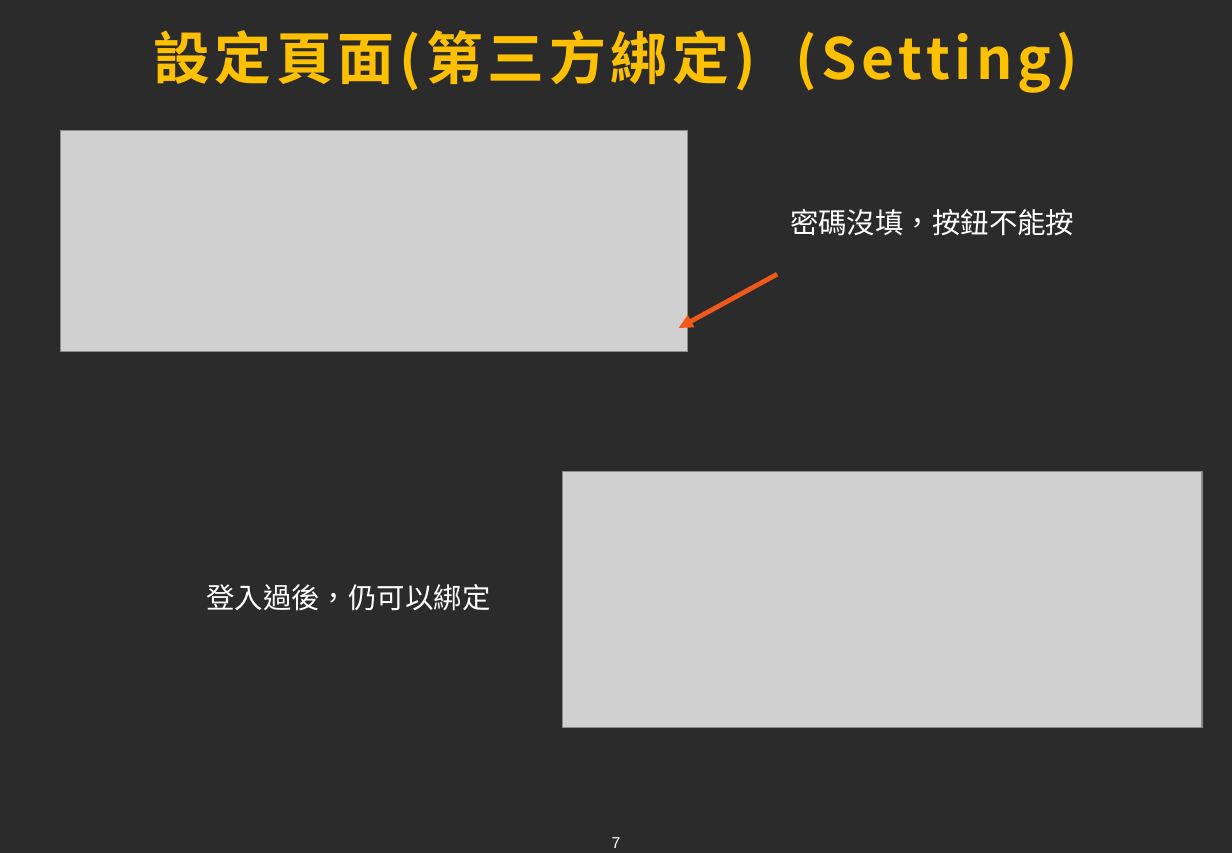
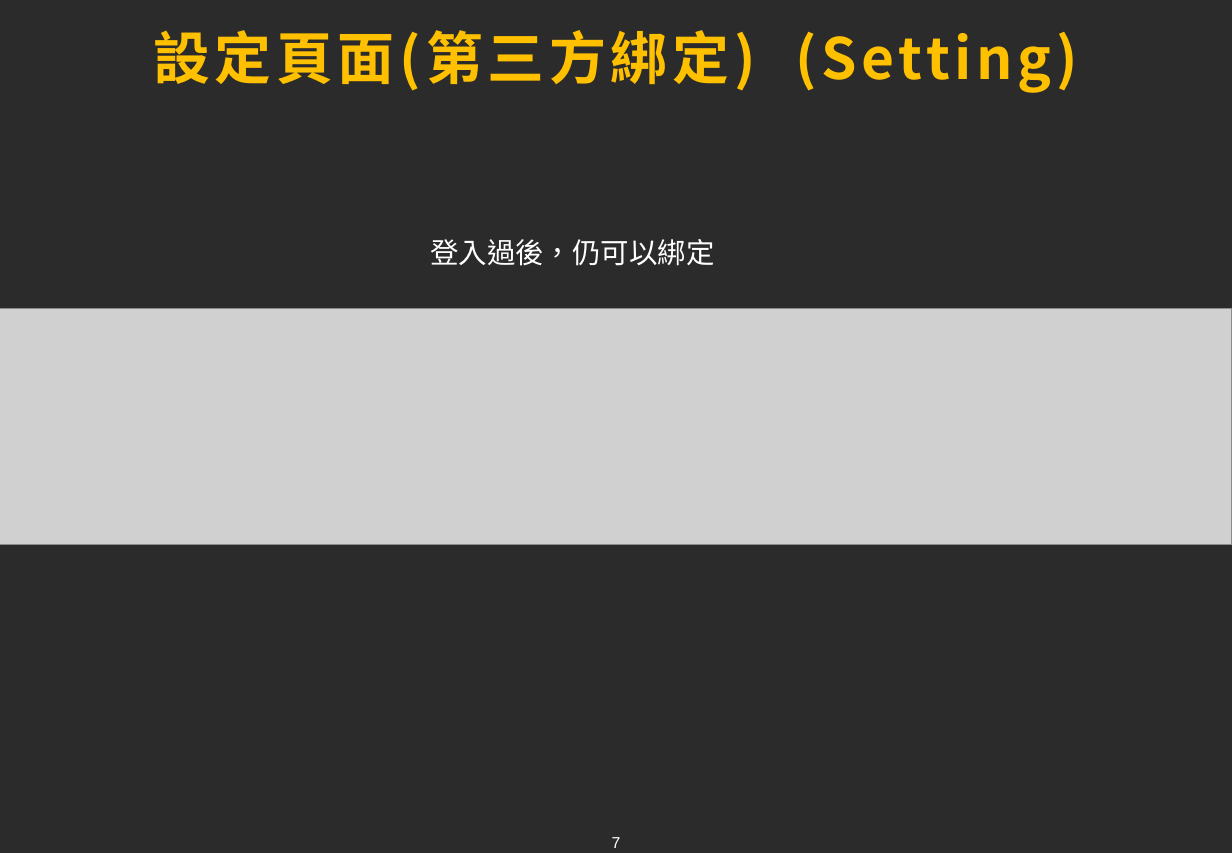
Before and after one commit to tim93009/FinalProject_GameForum, a slide deck: slide 7 of docs/ppt/xiong.pptx. Drawn at 1232x853 pixels with LibreOffice and Linux fonts; fonts in the diff are those of the drawing; grey boxes stand for pictures; background and template pictures are left out; a plain dark background stands for a picture behind light text. Boxes give left, top, right and bottom in pixels: in the first picture for what was removed or moved away, otherwise in the second. Text is boxed around its words. In the diff, an @@ line names an element or a change of style, - is before the commit and + after.

```diff
--- a/docs/ppt/xiong.pptx
+++ b/docs/ppt/xiong.pptx
@@ picture removed at (60,131,687,352) @@
@@ text removed at (790,209,1074,236) @@
-密碼沒填，按鈕不能按
@@ text "登入過後，仍可以綁定": place and size @@
-text "登入過後，仍可以綁定" at (206,584,490,611)
+text "登入過後，仍可以綁定" at (430,239,714,266)
@@ arrow removed from (777, 274) to (679, 328) @@
@@ picture added at (0,308,1231,545) @@
@@ picture removed at (562,471,1201,727) @@
```
Also in this commit, not shown: 1 other slide changed.
